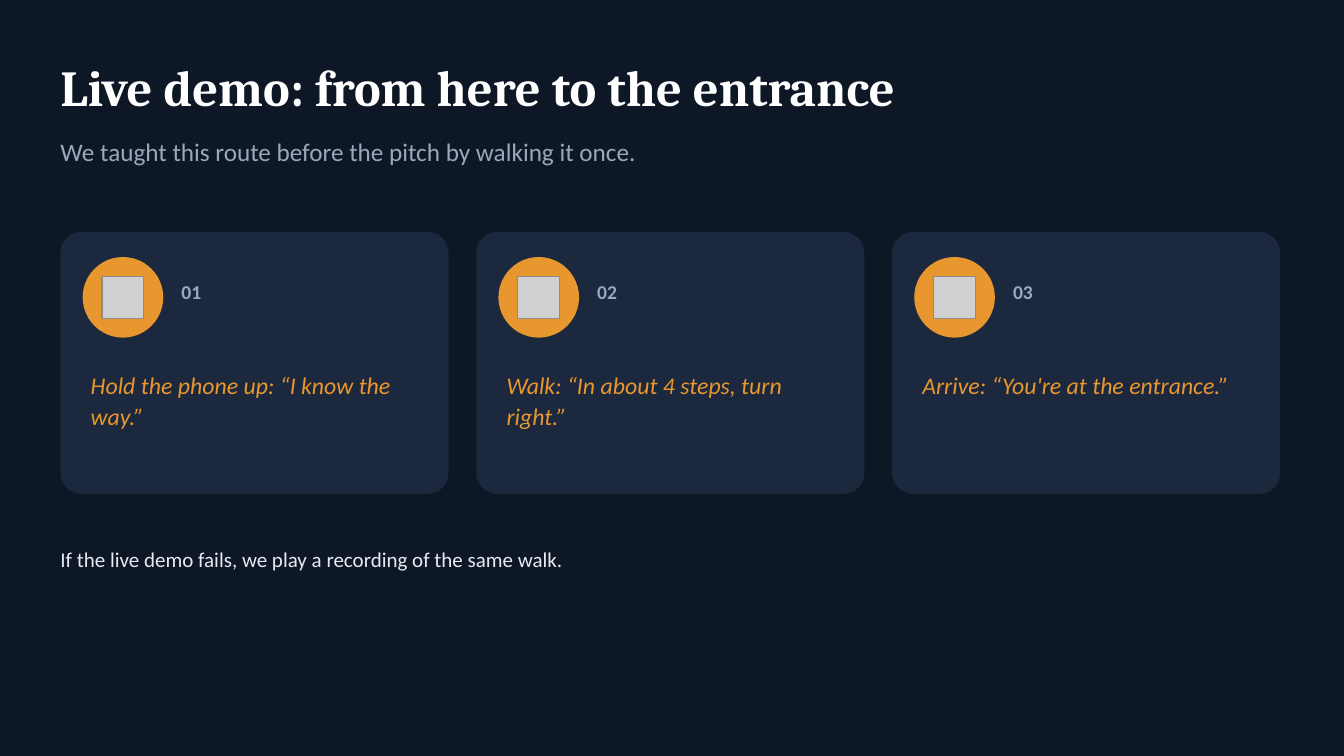
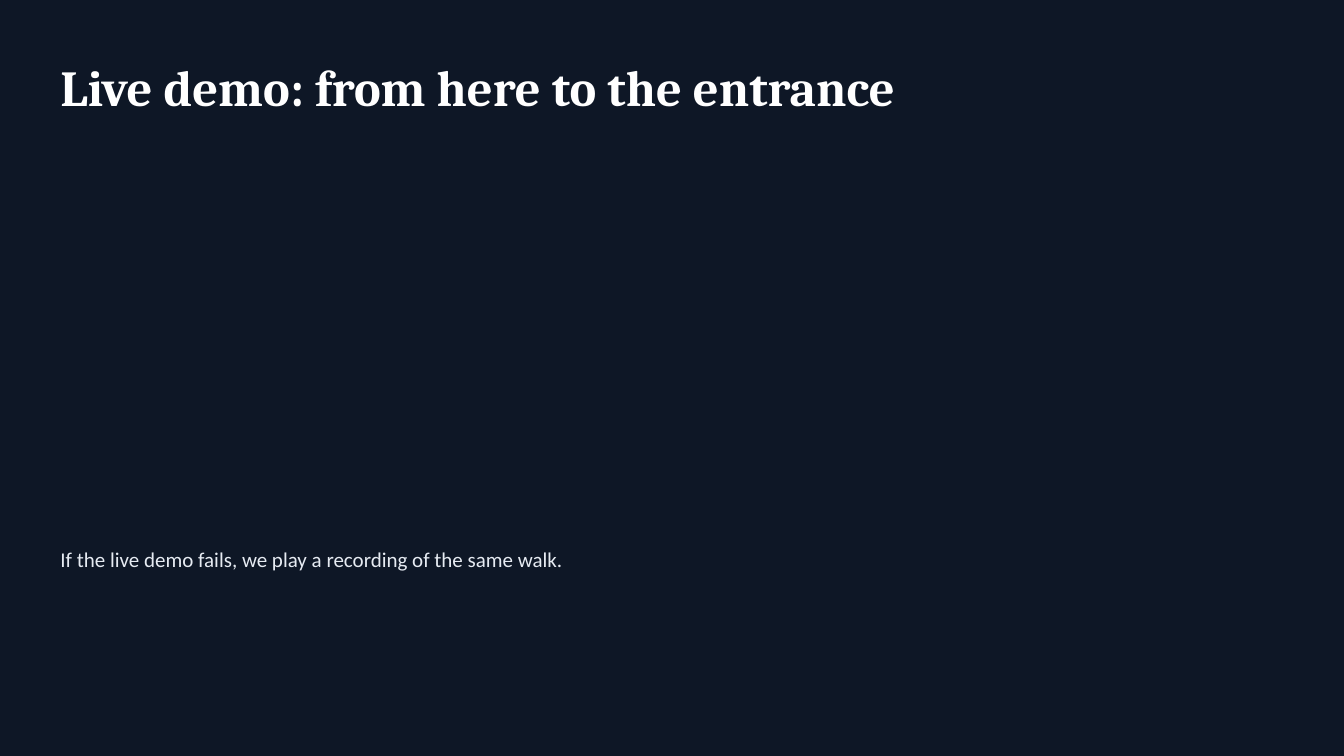
Before and after one commit to epicgdog/blindsight, a slide deck: slide 6 of slides/insight.pptx (slide 7 before the commit). Drawn at 1344x756 pixels with LibreOffice and Linux fonts; fonts in the diff are those of the drawing; grey boxes stand for pictures. Boxes give left, top, right and bottom in pixels: in the first picture for what was removed or moved away, otherwise in the second. Text is boxed around its words. In the diff, an @@ line names an element or a change of style, - is before the commit and + after.

```diff
--- a/slides/insight.pptx
+++ b/slides/insight.pptx
@@ text removed at (60, 143, 635, 166) @@
-We taught this route before the pitch by walking it once.
@@ rounded rectangle removed at (60, 232, 449, 494) @@
@@ rounded rectangle removed at (476, 232, 864, 494) @@
@@ rounded rectangle removed at (892, 232, 1280, 494) @@
@@ ellipse removed at (83, 257, 163, 338) @@
@@ ellipse removed at (498, 257, 579, 338) @@
@@ ellipse removed at (914, 257, 995, 338) @@
@@ picture removed at (102, 276, 144, 319) @@
@@ text removed at (181, 286, 201, 299) @@
-01
@@ picture removed at (518, 276, 561, 319) @@
@@ text removed at (597, 286, 617, 299) @@
-02
@@ picture removed at (934, 276, 976, 319) @@
@@ text removed at (1013, 286, 1033, 299) @@
-03
@@ text removed at (91, 377, 391, 429) @@
-Hold the phone up: “I know the way.”
@@ text removed at (507, 377, 782, 429) @@
-Walk: “In about 4 steps, turn right.”
@@ text removed at (922, 377, 1228, 394) @@
-Arrive: “You're at the entrance.”
```
Also in this commit, not shown: 6 other slides changed, 2 slides added, 5 slides removed, 3 other files.
